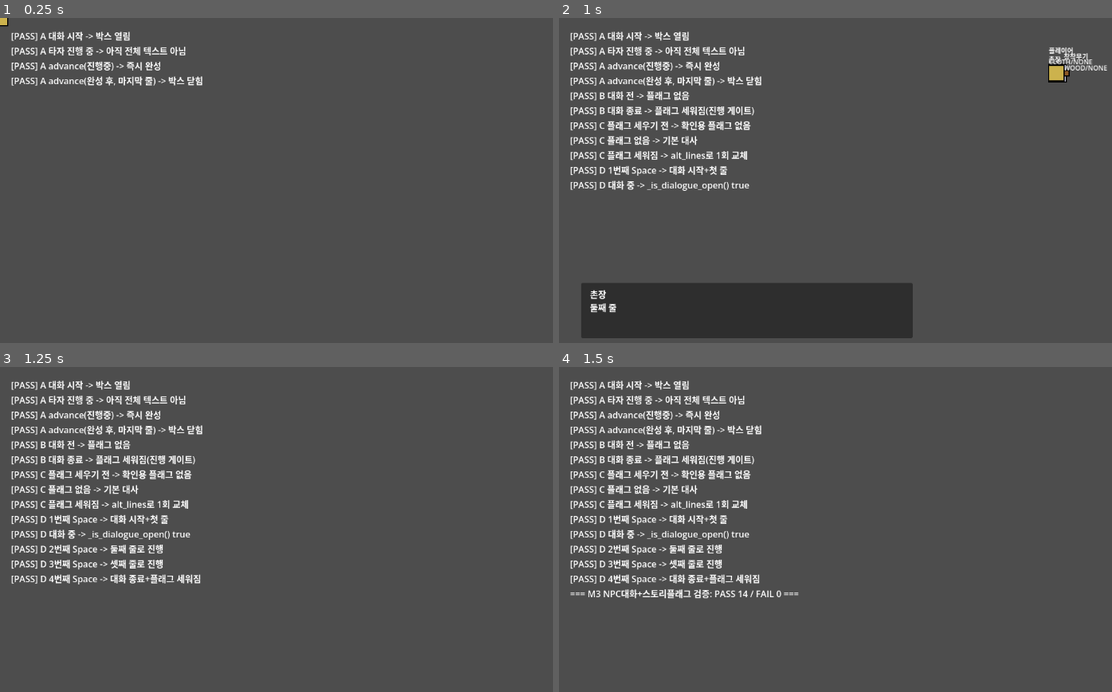
Above: before the commit, frames 1-4 (two rows, left to right).
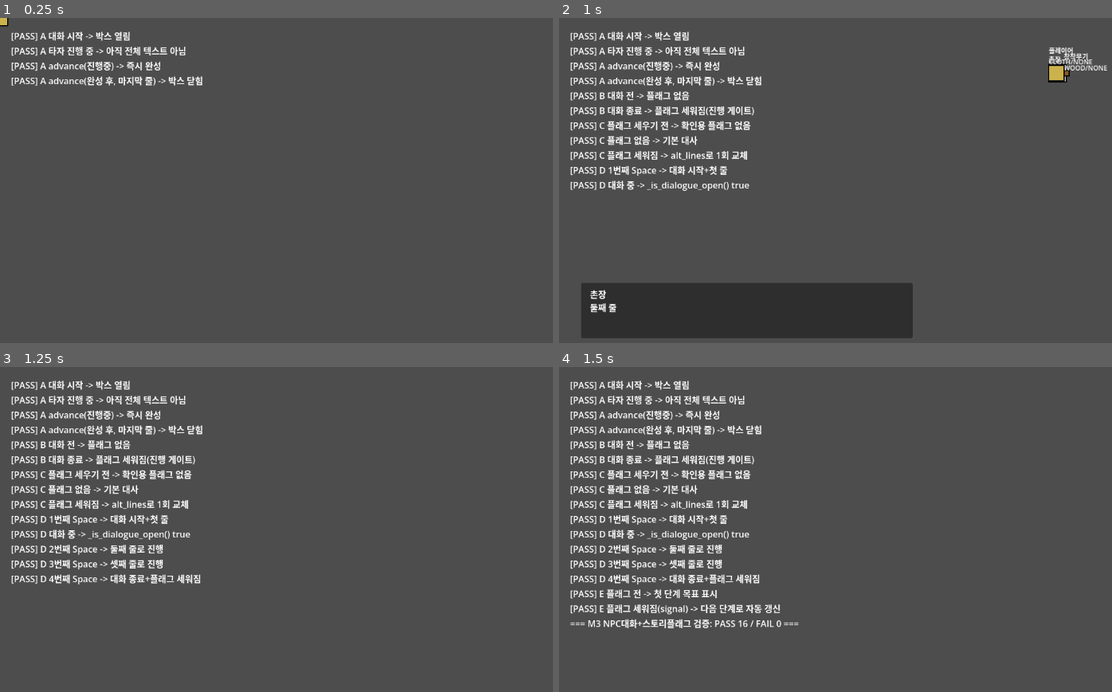
Above: after the commit, the same moments.

Repository: 50seok/ZeldaLike
Game: Godot game, scene res://scenes/m3_npc_test/m3_npc_test.tscn
The game is run twice, just before and just after one commit, with the same random seed, the same clock (stepped at 60 frames per second) and the same inputs. This scene is started directly instead of the project's main scene.
Inputs:
- Up to frame 1 (0.25 s): no input
- Up to frame 2 (1 s): tap Enter at 0.5 s; hold Right (ui_right) from 0.53 s (still down); tap Z at 0.6 s; tap Space at 0.77 s
- Up to frame 3 (1.25 s): keep holding Right (ui_right)
- Up to frame 4 (1.5 s): release Right (ui_right) at 1.28 s; hold Down (ui_down) from 1.28 s (still down); tap X at 1.35 s

Frames 1-3 are identical in both runs. In frame 4, 1.6% of the frame differs, in the area x 2-44%, y 68-81%.

Commit message:
feat: 촌장 스토리를 위한 목표 표시(QuestTracker) UI 추가
"촌장의 퀘스트 방식 스토리"가 가능한지 문의 - PRD §4가 대화 분기·퀘스트
시스템을 명시적으로 비스코프 처리해뒀어서, 그 대신 기존 스토리 플래그를
그대로 재사용하는 '현재 목표 한 줄' 표시 UI로 범위를 좁혀 추가(분기 없음,
선형 진행 그대로 유지). world_test에 배치, 검증 16/16(신규 2건 포함),
기존 6개 스위트 46/46 회귀 유지.

Diff:
--- a/project/scenes/m3_npc_test/m3_npc_test.gd
+++ b/project/scenes/m3_npc_test/m3_npc_test.gd
@@ -35,6 +35,7 @@
 	await _test_functional_npc_sets_flag()
 	await _test_flavor_npc_line_swap()
 	await _test_player_integration_multi_line()
+	await _test_quest_tracker()
 
 
 func _test_dialogue_typewriter() -> void:
@@ -160,6 +161,27 @@
 	await get_tree().create_timer(0.1).timeout
 
 
+## "퀘스트 방식 스토리"를 원한다는 요청에 대한 최소 확장 - 대화 분기·퀘스트 로그가
+## 아니라 기존 스토리 플래그를 그대로 재사용하는 "현재 목표 한 줄" 표시 UI(PRD §4
+## 비스코프 유지).
+func _test_quest_tracker() -> void:
+	var tracker := QuestTracker.new()
+	tracker.steps = [
+		{"flag": "q_test_a", "text": "A 단계"},
+		{"flag": "", "text": "B 단계"},
+	]
+	add_child(tracker)
+	await get_tree().process_frame
+
+	_check("E 플래그 전 -> 첫 단계 목표 표시", tracker.text == "목표: A 단계")
+	StoryFlags.set_flag("q_test_a")
+	await get_tree().process_frame
+	_check("E 플래그 세워짐(signal) -> 다음 단계로 자동 갱신", tracker.text == "목표: B 단계")
+
+	tracker.queue_free()
+	await get_tree().create_timer(0.1).timeout
+
+
 func _print_summary() -> void:
 	var summary := "=== M3 NPC대화+스토리플래그 검증: PASS %d / FAIL %d ===" % [_pass_count, _fail_count]
 	_log.append(summary)
--- a/project/scenes/world_test/world_test.gd
+++ b/project/scenes/world_test/world_test.gd
@@ -58,6 +58,16 @@
 	var dialogue_box := DialogueBox.new()
 	ui.add_child(dialogue_box)
 	dialogue_box.add_to_group("dialogue_box")
+
+	var quest_label := QuestTracker.new()
+	quest_label.position = Vector2(750, 20)
+	quest_label.size = Vector2(380, 60)
+	quest_label.autowrap_mode = TextServer.AUTOWRAP_WORD
+	quest_label.steps = [
+		{"flag": "met_chief", "text": "옹달마을 촌장에게 말을 걸어보자"},
+		{"flag": "", "text": "초원을 지나 유적으로 향하자"},
+	]
+	ui.add_child(quest_label)
 
 	_player.did_attack.connect(func(kind): _log("플레이어 %s 공격!" % kind))
 	_player.damaged.connect(func(amount): _log("플레이어 피격 -%.1f" % amount))
--- /dev/null
+++ b/project/scripts/story/quest_tracker.gd
@@ -0,0 +1,27 @@
+class_name QuestTracker
+extends Label
+
+## §3.4 스토리 플래그를 그대로 재사용해 "현재 목표" 한 줄만 보여준다 - 퀘스트
+## 로그나 대화 분기가 아니라 목표 표시 UI만(PRD §4 비스코프 "대화 분기·퀘스트
+## 시스템" 유지, 진행은 여전히 선형 bool 플래그 하나로 결정).
+##
+## steps는 순서대로 훑어 첫 번째 "아직 안 세워진 플래그"의 텍스트를 보여준다.
+## flag가 빈 문자열이면 완료 조건이 없는 마지막 단계로 취급해 항상 표시한다.
+
+@export var steps: Array[Dictionary] = []  # [{flag: String, text: String}, ...]
+
+
+func _ready() -> void:
+	add_theme_font_size_override("font_size", 16)
+	add_theme_color_override("font_color", Color(1.0, 0.85, 0.4))
+	StoryFlags.flag_changed.connect(func(_flag_name): _refresh())
+	_refresh()
+
+
+func _refresh() -> void:
+	for step in steps:
+		var flag: String = step.get("flag", "")
+		if flag == "" or not StoryFlags.has_flag(flag):
+			text = "목표: %s" % step.get("text", "")
+			return
+	text = "목표: 완료"
Not shown, added: project/scripts/story/quest_tracker.gd.uid
